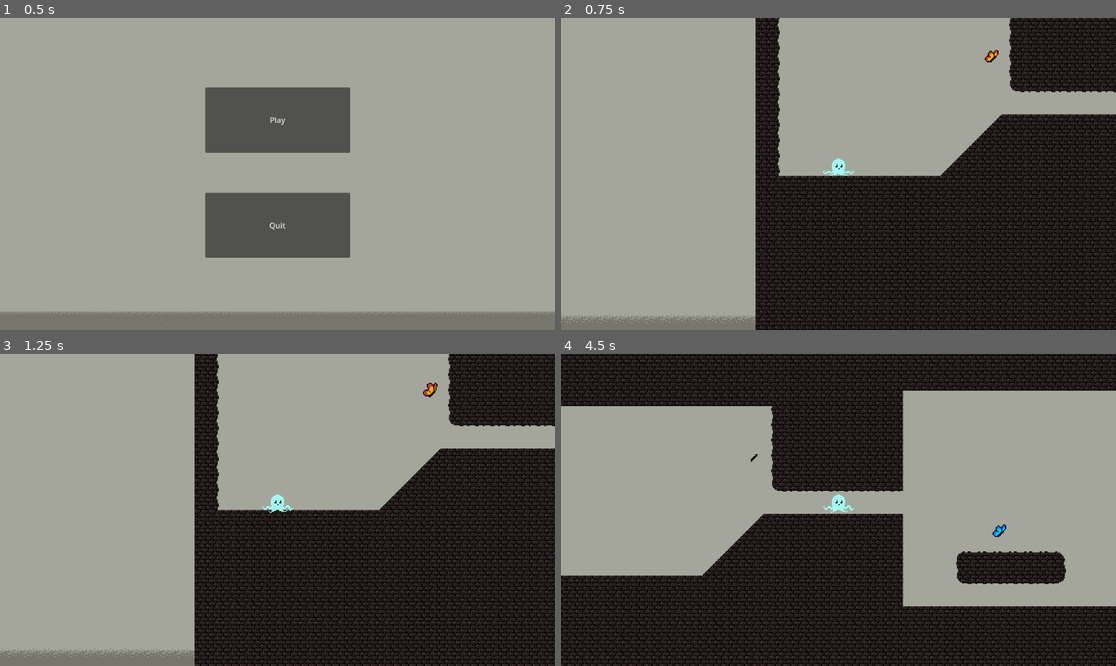
Above: before the commit, frames 1-4 (two rows, left to right).
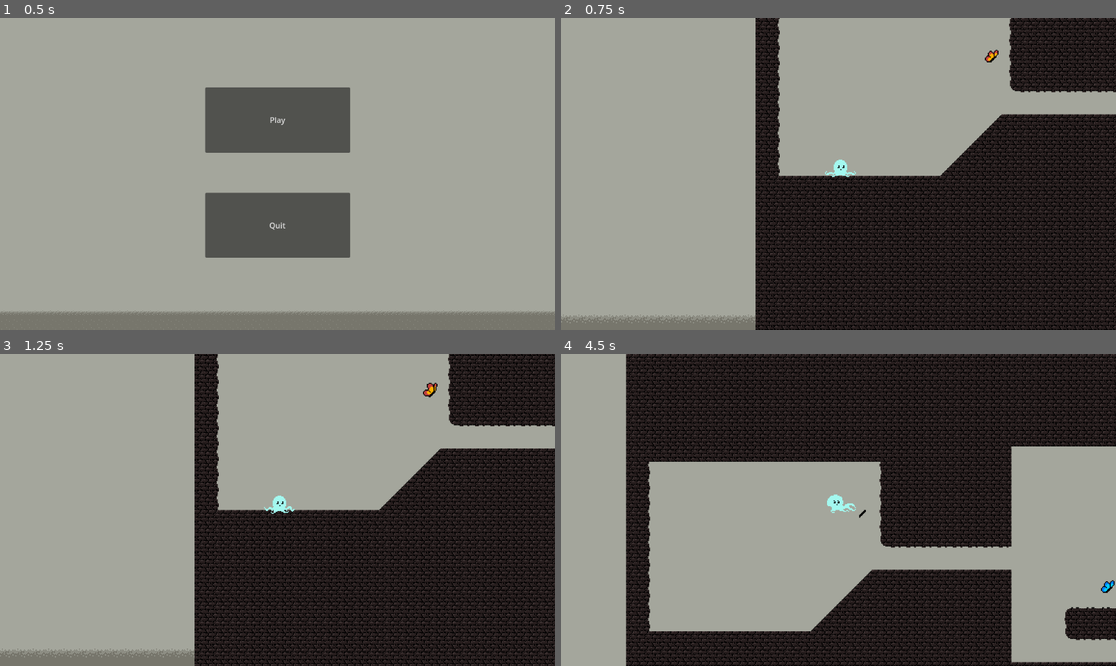
Above: after the commit, the same moments.

Repository: tibefannes/Project1
Game: Godot game, scene res://Main.tscn
Two runs of this game, one before a commit and one after it. Both use one fixed random seed, a clock stepped at 60 frames per second and the inputs below.
Inputs:
- Up to frame 1 (0.5 s): no input
- Up to frame 2 (0.75 s): click "Play" at 0.5 s
- Up to frame 3 (1.25 s): no input
- Up to frame 4 (4.5 s): tap Enter (ui_accept) at 1.25, 1.35, 1.52, 1.82, 2.1, 2.27, 2.57, 2.85, 3.6, 3.77, 4.07, 4.35 s; hold Right (ui_right) 1.28-2.78 s; hold Left (ui_left) 2.78-3.53 s; hold Right (ui_right) from 3.53 s (still down)

Frame 1 is identical in both runs. In frame 2, less than 0.1% of the frame differs, in the area x 47-54%, y 44-52%; in frame 3, 0.1%; in frame 4, 59%, in the area x 0-100%, y 0-100%.

Commit message:
octopus wandel en wall jump
verfijning code

Diff:
--- a/Player.gd
+++ b/Player.gd
@@ -1,50 +1,110 @@
 extends CharacterBody2D
 
 
-const SPEED = 175.0
-const JUMP_VELOCITY = -333.0
+const speed = 740
+const jump_power = -333.0
+const walljump_scalor = 0.6
+const walljump_pushback = 300
+const boost_reducer = 370
+const max_speed = 185
+const min_speed = 8
 #dit gedeelt door 60 is het aantal seconden
-const MAX_FLOOR = 12
-const MAX_JUMP_COUNT = 1
+const max_wall = 10
+const max_walljump_count = 1
+#dit gedeelt door 60 is het aantal seconden
+const max_floor = 12
+const max_jump_count = 1
 # Get the gravity from the project settings to be synced with RigidBody nodes.
 var gravity = ProjectSettings.get_setting("physics/2d/default_gravity")
-var floor_counter = MAX_FLOOR
-var jump_count = MAX_JUMP_COUNT
+var floor_counter = max_floor
+var jump_count = max_jump_count
+var wall_counter = max_wall
+var walljump_count = max_walljump_count
 
 
 func _physics_process(delta):
-	get_node("AnimatedSprite2D").play("idle")
-	# Add the gravity.
+	run_idle_anim()
+	add_gravity(delta)
+	update_floor_counter()
+	update_wall_counter()
+	if not walljump_allowed():
+		jump()
+	move_left_right(delta)
+	walljump()
+	print(velocity.x)
+	move_and_slide()
+
+func move_left_right(delta):
+	var direction = Input.get_axis("ui_left", "ui_right")
+	if direction:
+		if move_direction() * velocity.x < max_speed:
+			velocity.x += direction * speed * delta
+		else:
+			velocity.x -= move_direction() * boost_reducer * delta
+	else:
+		#velocity.x = move_toward(velocity.x, 0, speed)
+		if move_direction() * velocity.x > min_speed:
+			velocity.x -= move_direction() * speed * delta
+		else:
+			velocity.x = 0
+
+func add_gravity(delta):
 	if not is_on_floor():
 		velocity.y += gravity * delta
-
-	update_floor_counter()
-	print(floor_counter)
-
-	# Handle Jump.
-
-	if Input.is_action_just_pressed("ui_accept"):
-		if jump_allowed():
-			velocity.y = JUMP_VELOCITY
-			jump_count = 0
-
-	# Get the input direction and handle the movement/deceleration.
-	# As good practice, you should replace UI actions with custom gameplay actions.
-	var direction = Input.get_axis("ui_left", "ui_right")
-	if direction:
-		velocity.x = direction * SPEED
-	else:
-		velocity.x = move_toward(velocity.x, 0, SPEED)
-
-	move_and_slide()
 
 func jump_allowed():
 	return floor_counter > 0 and jump_count > 0
 
+func jump():
+	if Input.is_action_just_pressed("ui_accept"):
+		if jump_allowed():
+			velocity.y = jump_power
+			jump_count = 0
 
 func update_floor_counter():
 	if is_on_floor():
-		jump_count = MAX_JUMP_COUNT
-		floor_counter = MAX_FLOOR
+		jump_count = max_jump_count
+		floor_counter = max_floor
 	elif floor_counter > 0:
 		floor_counter -= 1
+
+func walljump_allowed():
+	return wall_counter > 0 and walljump_count > 0 and not is_on_floor()
+
+func walljump():
+	if Input.is_action_just_pressed("ui_accept"):
+		if walljump_allowed():
+			if Input.is_action_pressed("ui_left"):
+				velocity.y = walljump_scalor * jump_power
+				velocity.x = walljump_pushback
+			elif Input.is_action_pressed("ui_right"):
+				velocity.y = walljump_scalor * jump_power
+				velocity.x = -walljump_pushback
+			walljump_count = 0
+
+func move_direction():
+	if velocity.x < 0:
+		return -1
+	else:
+		return 1
+
+func update_wall_counter():
+	if is_on_wall():
+		walljump_count = max_walljump_count
+		wall_counter = max_wall
+	elif wall_counter > 0:
+		wall_counter -= 1
+
+func run_idle_anim():
+	var direction = Input.get_axis("ui_left", "ui_right")
+	if direction == 1:
+		get_node("AnimatedSprite2D").flip_h = false
+	elif direction == -1:
+		get_node("AnimatedSprite2D").flip_h = true
+
+	if move_direction() * velocity.x == 0:
+			get_node("AnimatedSprite2D").play("idle")
+	elif move_direction() * velocity.x > 50:
+			get_node("AnimatedSprite2D").play("run")
+	else:
+			get_node("AnimatedSprite2D").play("runslow")
--- a/Player.tscn
+++ b/Player.tscn
@@ -1,10 +1,22 @@
-[gd_scene load_steps=8 format=3 uid="uid://4cm8ht7qg4x0"]
+[gd_scene load_steps=20 format=3 uid="uid://4cm8ht7qg4x0"]
 
 [ext_resource type="Script" path="res://Player.gd" id="1_2ouq5"]
 [ext_resource type="Texture2D" uid="uid://c2vu8a08m6d6i" path="res://MainCharacter/op2.png" id="2_3x7yy"]
 [ext_resource type="Texture2D" uid="uid://vvgf0y6ldagl" path="res://MainCharacter/octopus-1.png(1).png" id="2_r3cuk"]
 [ext_resource type="Texture2D" uid="uid://c2rui0dmt0uis" path="res://MainCharacter/oct5.png" id="5_3yn3v"]
+[ext_resource type="Texture2D" uid="uid://bqjkytpw557il" path="res://MainCharacter/azer.png" id="6_1qn5h"]
 [ext_resource type="Texture2D" uid="uid://bw8x7c14kp024" path="res://MainCharacter/oct3.png" id="6_8c7mg"]
+[ext_resource type="Texture2D" uid="uid://djedbucnbkdcg" path="res://MainCharacter/jom.png" id="7_ks8xx"]
+[ext_resource type="Texture2D" uid="uid://cyh3y64kjhsdh" path="res://MainCharacter/jpù.png" id="8_gpukm"]
+[ext_resource type="Texture2D" uid="uid://chljhk08h4s8b" path="res://MainCharacter/gjkl.png" id="9_gds5n"]
+[ext_resource type="Texture2D" uid="uid://cr63187xlmpgh" path="res://MainCharacter/xbn.png" id="10_7xx2u"]
+[ext_resource type="Texture2D" uid="uid://btqd70n5imxa" path="res://MainCharacter/Eyj.png" id="11_lr5rk"]
+[ext_resource type="Texture2D" uid="uid://wxr8imylwh7y" path="res://MainCharacter/ZET.png" id="12_htu2f"]
+[ext_resource type="Texture2D" uid="uid://dq3mxiiyper0q" path="res://MainCharacter/eztc.png" id="13_sm7j1"]
+[ext_resource type="Texture2D" uid="uid://cxx14n0e10epn" path="res://MainCharacter/t(ju.png" id="14_qyiqv"]
+[ext_resource type="Texture2D" uid="uid://pmok4steck78" path="res://MainCharacter/ev.png" id="15_4mgbj"]
+[ext_resource type="Texture2D" uid="uid://dasr8ym2b7dy6" path="res://MainCharacter/rqy.png" id="16_3a3fe"]
+[ext_resource type="Texture2D" uid="uid://bncok1yfwyq76" path="res://MainCharacter/bn;.png" id="17_wsqxg"]
 
 [sub_resource type="CapsuleShape2D" id="CapsuleShape2D_eam7l"]
 radius = 6.0
@@ -40,6 +52,82 @@
 "loop": true,
 "name": &"idle",
 "speed": 5.0
+}, {
+"frames": [{
+"duration": 1.0,
+"texture": ExtResource("6_1qn5h")
+}, {
+"duration": 1.0,
+"texture": ExtResource("7_ks8xx")
+}, {
+"duration": 1.0,
+"texture": ExtResource("8_gpukm")
+}, {
+"duration": 1.0,
+"texture": ExtResource("9_gds5n")
+}, {
+"duration": 1.0,
+"texture": ExtResource("10_7xx2u")
+}, {
+"duration": 1.0,
+"texture": ExtResource("11_lr5rk")
+}, {
+"duration": 1.0,
+"texture": ExtResource("12_htu2f")
+}, {
+"duration": 1.0,
+"texture": ExtResource("13_sm7j1")
+}, {
+"duration": 1.0,
+"texture": ExtResource("14_qyiqv")
+}, {
+"duration": 1.0,
+"texture": ExtResource("15_4mgbj")
+}, {
+"duration": 1.0,
+"texture": ExtResource("16_3a3fe")
+}],
+"loop": true,
+"name": &"run",
+"speed": 15.0
+}, {
+"frames": [{
+"duration": 1.0,
+"texture": ExtResource("6_1qn5h")
+}, {
+"duration": 1.0,
+"texture": ExtResource("17_wsqxg")
+}, {
+"duration": 1.0,
+"texture": ExtResource("8_gpukm")
+}, {
+"duration": 1.0,
+"texture": ExtResource("9_gds5n")
+}, {
+"duration": 1.0,
+"texture": ExtResource("10_7xx2u")
+}, {
+"duration": 1.0,
+"texture": ExtResource("11_lr5rk")
+}, {
+"duration": 1.0,
+"texture": ExtResource("12_htu2f")
+}, {
+"duration": 1.0,
+"texture": ExtResource("13_sm7j1")
+}, {
+"duration": 1.0,
+"texture": ExtResource("14_qyiqv")
+}, {
+"duration": 1.0,
+"texture": ExtResource("15_4mgbj")
+}, {
+"duration": 1.0,
+"texture": ExtResource("16_3a3fe")
+}],
+"loop": true,
+"name": &"runslow",
+"speed": 15.0
 }]
 
 [node name="Player" type="CharacterBody2D"]
@@ -50,9 +138,9 @@
 shape = SubResource("CapsuleShape2D_eam7l")
 
 [node name="AnimatedSprite2D" type="AnimatedSprite2D" parent="."]
-position = Vector2(0, -7)
+position = Vector2(2, -6)
 sprite_frames = SubResource("SpriteFrames_wjb6o")
-animation = &"idle"
+animation = &"runslow"
 
 [node name="Camera2D" type="Camera2D" parent="."]
 zoom = Vector2(2, 2)
Binary file added: MainCharacter/Eyj.png
Not shown, added: MainCharacter/Eyj.png.import
Binary file added: MainCharacter/ZET.png
Not shown, added: MainCharacter/ZET.png.import
Binary file added: MainCharacter/azer.png
Not shown, added: MainCharacter/azer.png.import
Binary file added: MainCharacter/bn;.png
Not shown, added: MainCharacter/bn;.png.import
Binary file added: MainCharacter/dfg.png
Not shown, added: MainCharacter/dfg.png.import
Binary file added: MainCharacter/ev.png
Not shown, added: MainCharacter/ev.png.import
(and 16 more such lines)
